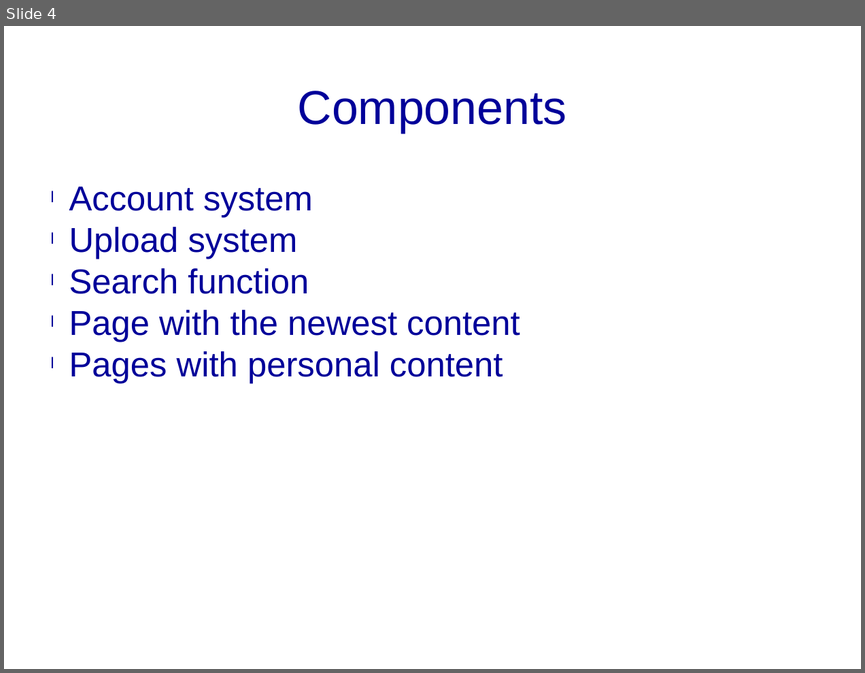
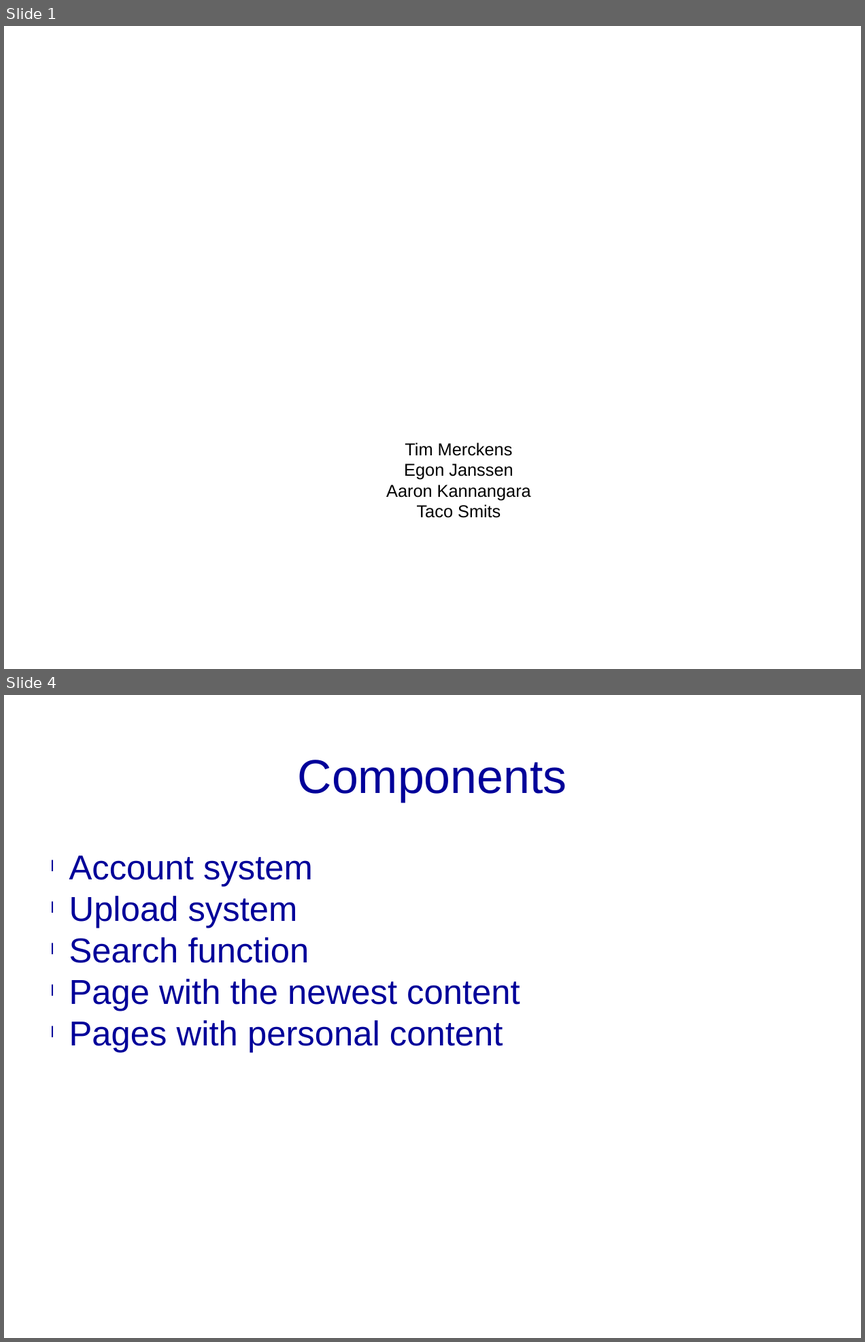
Before and after one commit to dijin1000/HELLO-WORLD, a slide deck: Presentation1.pptx. Shown one above the other, each under a label of ours: slide 4 before the commit, slides 1 and 4 after it; the slides between them are not shown. The pictures are 865x673 and 865x1342 pixels, drawn with LibreOffice and Linux fonts; fonts in the diff are those of the drawing; background and template pictures are left out. Boxes give left, top, right and bottom in pixels: in the first picture for what was removed or moved away, otherwise in the second. Text is boxed around its words. In the diff, an @@ line names an element or a change of style, - is before the commit and + after.

```diff
--- a/Presentation1.pptx
+++ b/Presentation1.pptx
@@ slide 1 added at [4,26,861,669], background picture (left out) @@
@@ text added at [386,442,531,518], 16 pt, text #000000 @@
+Tim Merckens
+Egon Janssen
+Aaron Kannangara
+Taco Smits
```
Also in this commit, not shown: 2 slides changed, 1 slide removed.
